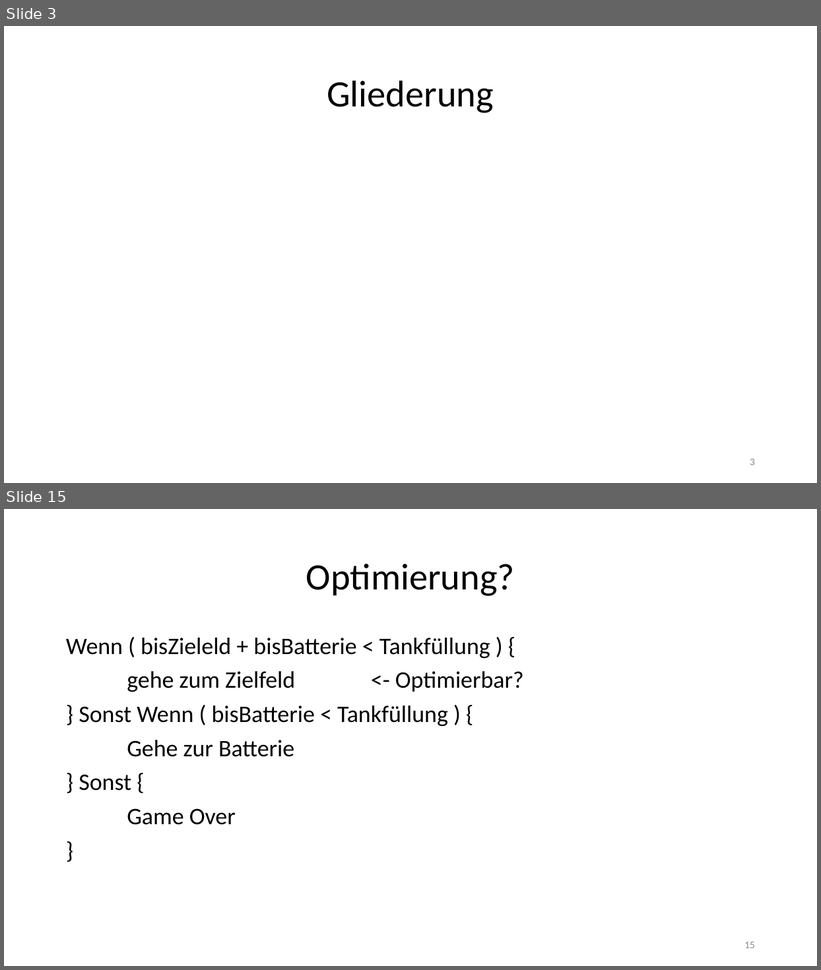
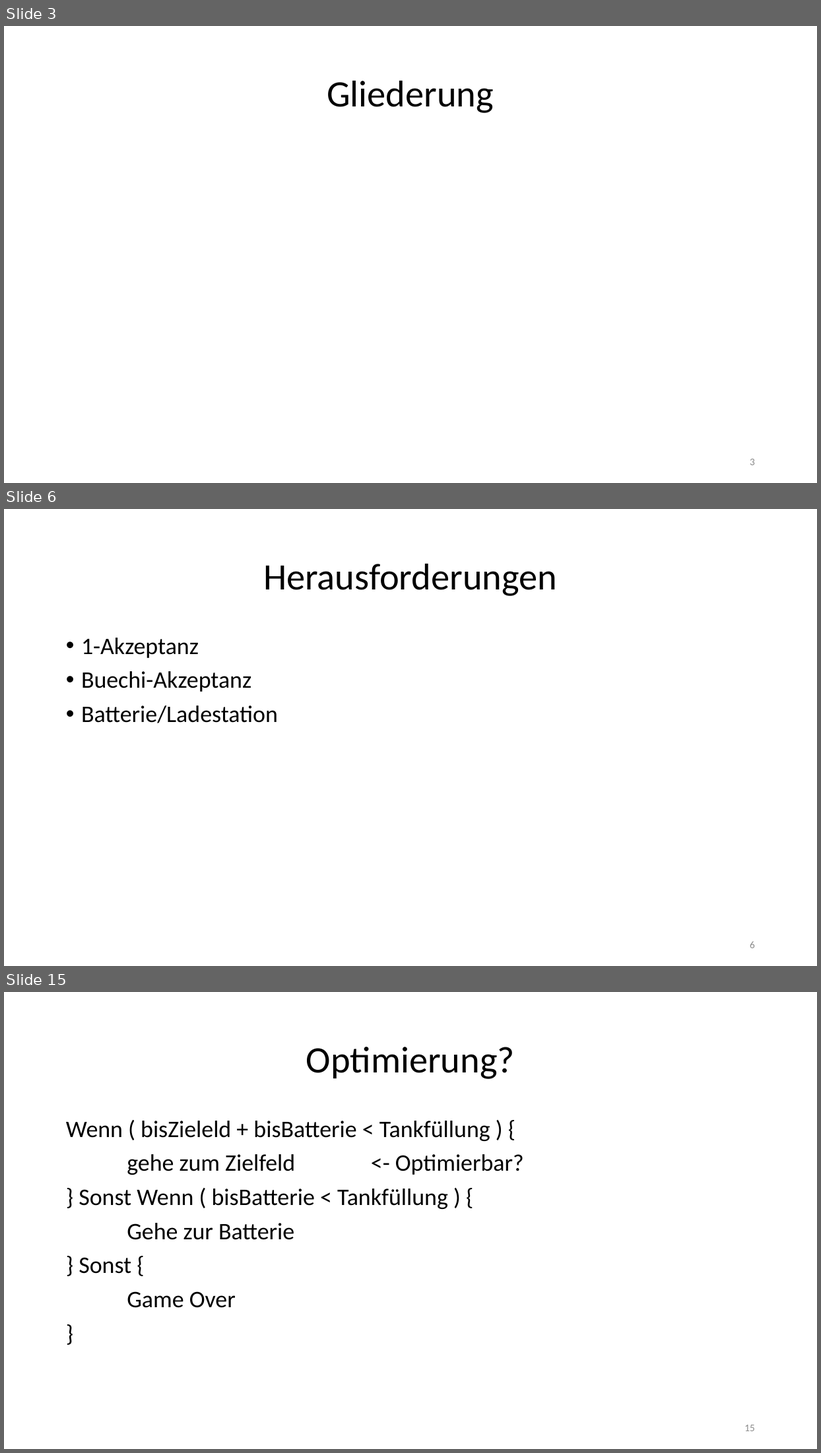
Before and after one commit to jhbruhn/fmes, a slide deck: Dokumentation/Roboter.pptx. Shown one above the other, each under a label of ours: slides 3 and 15 before the commit, slides 3, 6 and 15 after it; the slides between them are not shown. The pictures are 821x970 and 821x1453 pixels, drawn with LibreOffice and Linux fonts; fonts in the diff are those of the drawing. Boxes give left, top, right and bottom in pixels: in the first picture for what was removed or moved away, otherwise in the second. Text is boxed around its words. In the diff, an @@ line names an element or a change of style, - is before the commit and + after.

```diff
--- a/Dokumentation/Roboter.pptx
+++ b/Dokumentation/Roboter.pptx
@@ slide 6 added at bbox=[4, 509, 817, 966], background #FFFFFF @@
@@ title added at bbox=[263, 563, 557, 596], 44 pt, text #000000 @@
+Herausforderungen
@@ text added at bbox=[81, 638, 278, 723], 28 pt, text #000000 @@
+• 1-Akzeptanz
+• Buechi-Akzeptanz
+• Batterie/Ladestation
@@ page number added at bbox=[750, 941, 755, 949], 12 pt, text #8C8C8C @@
+6
```
Also in this commit, not shown: 5 slides changed, 6 other slides added, 7 slides removed, 9 other files.
